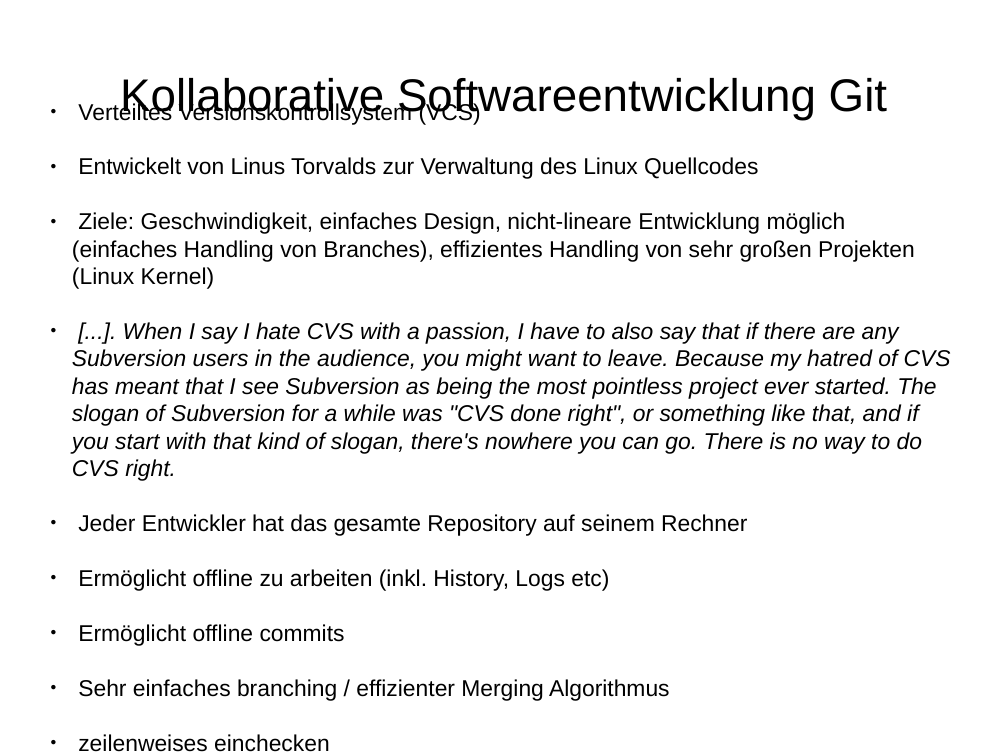
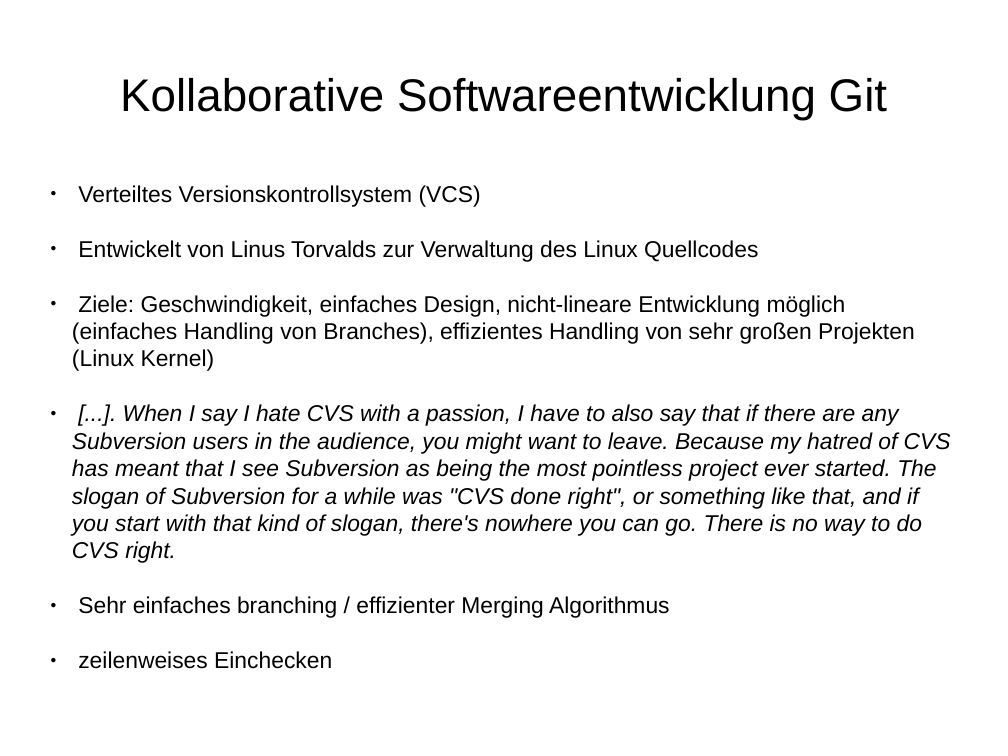
Before and after one commit to rommsen/Seminar_1905, a slide deck: slide 5 of referat/Kapitel4.odp (slide 4 before the commit). Drawn at 1008x756 pixels with LibreOffice and Linux fonts; fonts in the diff are those of the drawing. Boxes give left, top, right and bottom in pixels: in the first picture for what was removed or moved away, otherwise in the second. Text is boxed around its words. In the diff, an @@ line names an element or a change of style, - is before the commit and + after.

```diff
--- a/referat/Kapitel4.odp
+++ b/referat/Kapitel4.odp
@@ subtitle "Verteiltes Versionskontrollsystem (VCS)": place and size @@
-subtitle "Verteiltes Versionskontrollsystem (VCS)" at [72, 157, 951, 701]
+subtitle "Verteiltes Versionskontrollsystem (VCS)" at [72, 185, 951, 669]
@@ subtitle at [78, 514, 747, 646]: paragraphs removed @@
-● Jeder Entwickler hat das gesamte Repository auf seinem Rechner
-● Ermöglicht offline zu arbeiten (inkl. History, Logs etc)
-● Ermöglicht offline commits
@@ subtitle at [78, 651, 332, 669]: text changed @@
-● zeilenweises einchecken
+● zeilenweises Einchecken
```
Also in this commit, not shown: 9 other slides changed, 12 slides added, 4 slides removed, 1 other file.
